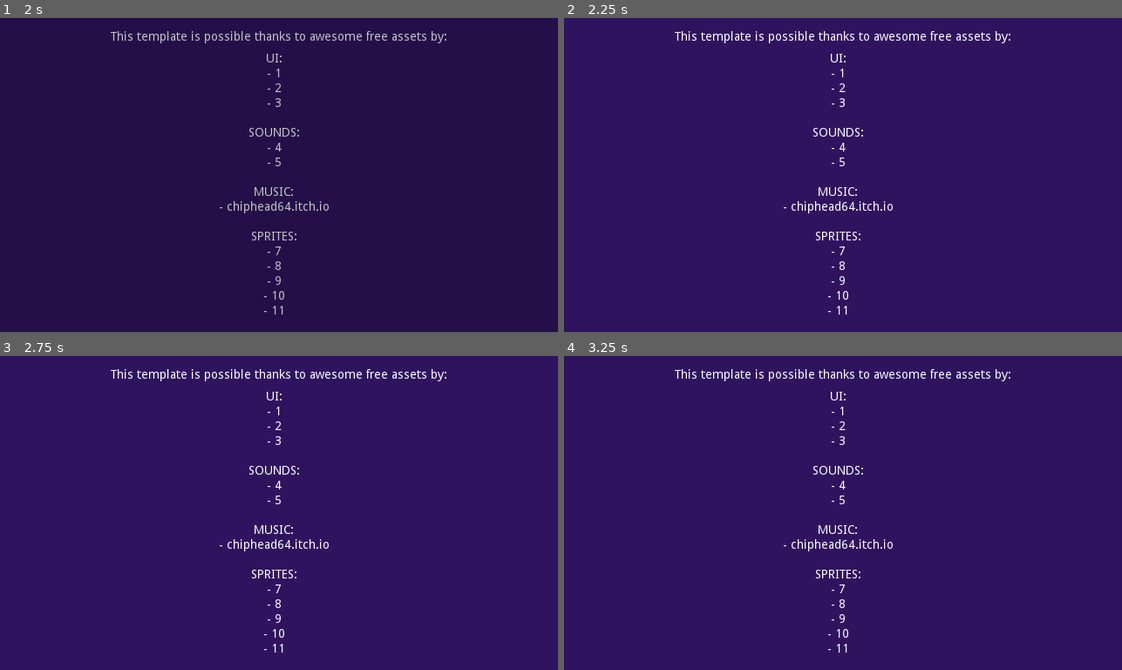
Above: before the commit, frames 1-4 (two rows, left to right).
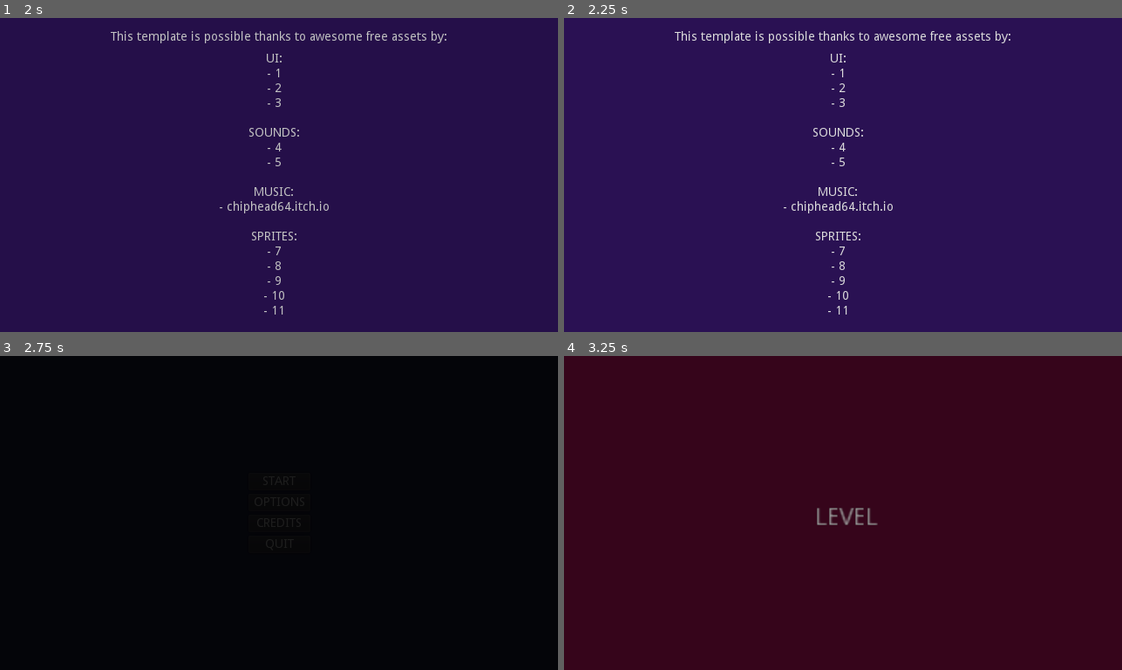
Above: after the commit, the same moments.

Repository: rickyyR/Godot-Blast-Off
Game: Godot game, scene res://Scenes/IntroScene.tscn
Same seed, same stepped clock (60 frames per second), same inputs: the game is played once before the commit and once after it.
Inputs (mouse positions are in pixels of both pictures, inside the frame that each line leads up to):
- Up to frame 1 (2 s): tap Enter at 0.5 s; move the mouse to (401, 159) at 0.52 s; click (401, 159) at 0.67 s; click "CREDITS" at 1.25 s
- Up to frame 2 (2.25 s): move the mouse to (731, 190) at 2.02 s; click (731, 190) at 2.17 s
- Up to frame 3 (2.75 s): no input
- Up to frame 4 (3.25 s): click (843, 481) at 2.75 s, where only the run after the commit has a clickable "START"

Frame 1 is identical in both runs. In frame 2, 0.9% of the frame differs, in the area x 19-80%, y 4-95%; in frame 3, 100%, in the area x 0-100%, y 0-100%; in frame 4, 100%.

Commit message:
Skip intro and credits with mouse

Diff:
--- a/Scenes/IntroScene.tscn
+++ b/Scenes/IntroScene.tscn
@@ -87,6 +87,7 @@
 [node name="ColorRect" type="ColorRect" parent="."]
 anchor_right = 1.0
 anchor_bottom = 1.0
+mouse_filter = 2
 color = Color( 0, 0, 0, 1 )
 
 [node name="Label" type="Label" parent="."]
@@ -95,10 +96,10 @@
 anchor_top = 0.5
 anchor_right = 0.5
 anchor_bottom = 0.5
-margin_left = -49.5
-margin_top = -7.0
-margin_right = 49.5
-margin_bottom = 7.0
+margin_left = 270.5
+margin_top = 173.0
+margin_right = 369.5
+margin_bottom = 187.0
 text = "Godot Blast-Off"
 
 [node name="AnimationPlayer" type="AnimationPlayer" parent="."]
--- a/Scripts/Autoload/saving_system.gd
+++ b/Scripts/Autoload/saving_system.gd
@@ -43,7 +43,7 @@
 
 			file.close()
 			GlobalVariables.settings = options_data
-# This function will delete the whole Directory
+# This function will delete the whole file!
 # If you want to delete only the progress and keep the users settings
 # you can simply override the var (array, int, ...) you use to track the progress
 # inside the save file instead of deleting the whole thing
--- a/Scripts/UI/Menu/credits_screen.gd
+++ b/Scripts/UI/Menu/credits_screen.gd
@@ -20,7 +20,7 @@
 		_is_scrolling_down = true
 		_AnimationPlayer.play("scroll")
 
-func _unhandled_input(event):
-	# Any event will transition back to main menu (does not work for mouse atm)
-	if event:
+func _input(event):
+	# Any key/button event will transition back to main menu
+	if event is InputEventKey or event is InputEventMouseButton:
 		SceneFader.transition_to("res://Scenes/UI/Menu/MainMenu.tscn")
--- a/Scripts/intro_scene.gd
+++ b/Scripts/intro_scene.gd
@@ -6,7 +6,7 @@
 	yield($AnimationPlayer, "animation_finished")
 	var _ok = get_tree().change_scene("res://Scenes/UI/Menu/MainMenu.tscn")
 
-func _unhandled_input(event):
+func _input(event):
 	# Any key will skip to main menu
-	if event is InputEventKey:
+	if event is InputEventKey or event is InputEventMouseButton:
 		SceneFader.transition_to("res://Scenes/UI/Menu/MainMenu.tscn")
